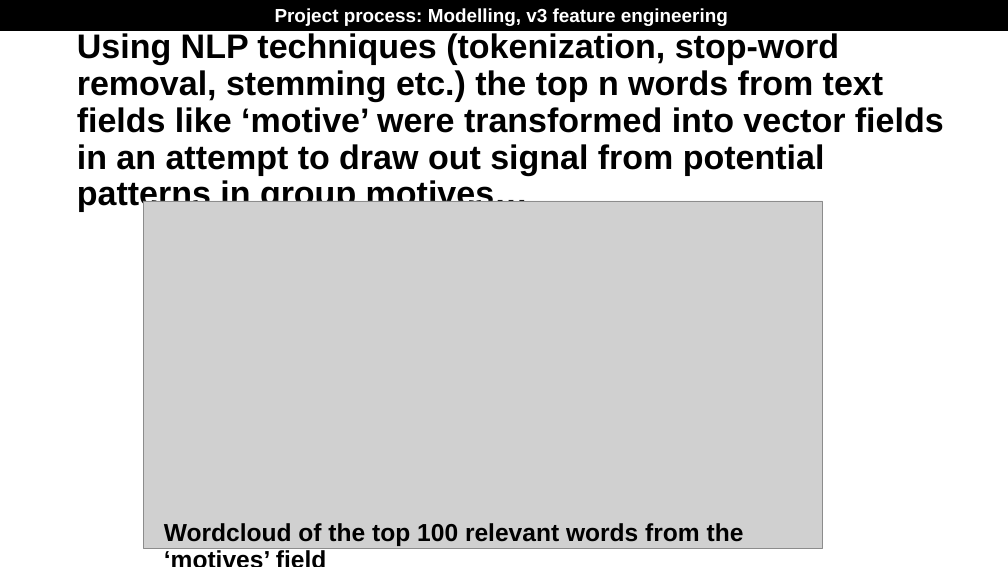
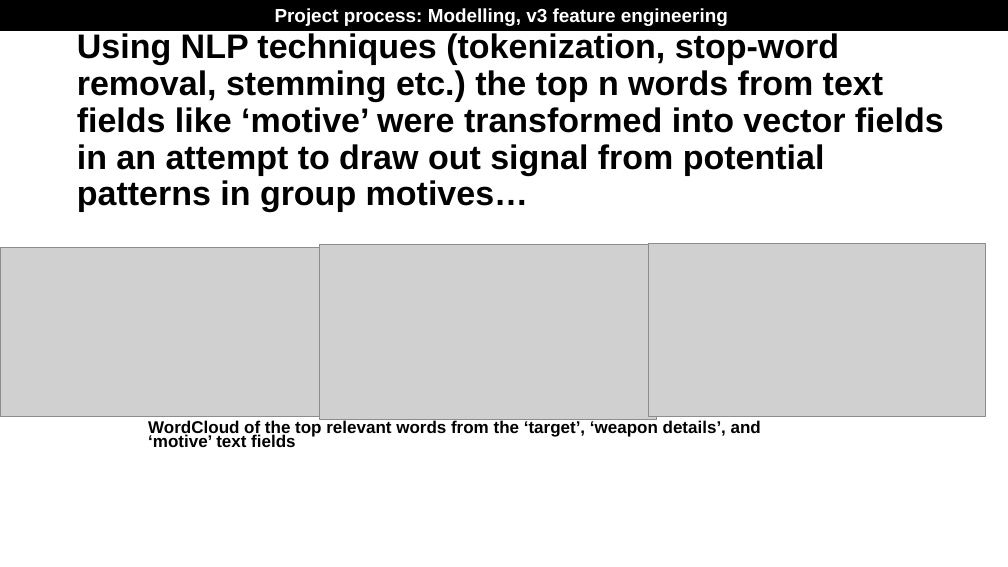
Before and after one commit to skanalytic/fellowshipai_challenge, a slide deck: slide 29 of final_presentation/FellowshipAI_challenge_terror_groups_samuel_king_final_presentation.pptx. Drawn at 1008x567 pixels with LibreOffice and Linux fonts; fonts in the diff are those of the drawing; grey boxes stand for pictures; background and template pictures are left out. Boxes give left, top, right and bottom in pixels: in the first picture for what was removed or moved away, otherwise in the second. Text is boxed around its words. In the diff, an @@ line names an element or a change of style, - is before the commit and + after.

```diff
--- a/final_presentation/FellowshipAI_challenge_terror_groups_samuel_king_final_presentation.pptx
+++ b/final_presentation/FellowshipAI_challenge_terror_groups_samuel_king_final_presentation.pptx
@@ picture removed at <box>143,201,823,549</box> @@
@@ picture added at <box>0,247,326,417</box> @@
@@ picture added at <box>320,244,657,420</box> @@
@@ picture added at <box>648,243,985,417</box> @@
@@ text at <box>148,419,761,447</box>: text changed; size 23.4 to 16.2 pt @@
-Wordcloud of the top 100 relevant words from the ‘motives’ field
+WordCloud of the top relevant words from the ‘target’, ‘weapon details’, and ‘motive’ text fields
```
Also in this commit, not shown: 3 other slides changed, 2 other files.
